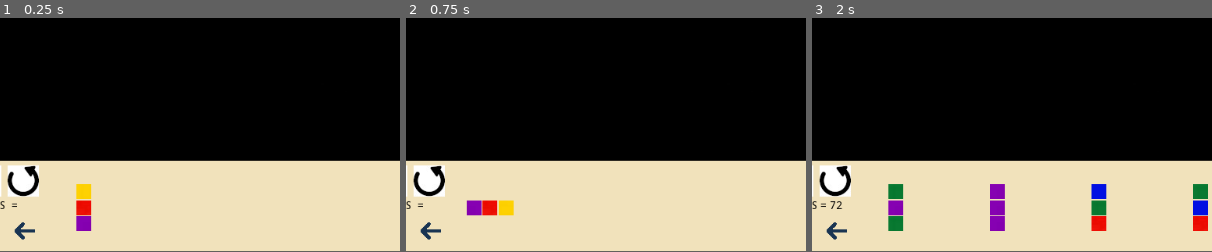
Above: before the commit, frames 1-3 (left to right).
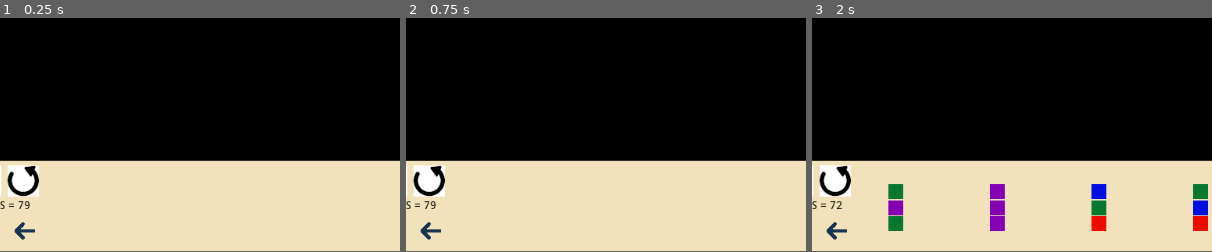
Above: after the commit, the same moments.

Repository: tartempion-sdr/chromino-V2
Game: Godot game, scene res://Node2D.tscn
Same seed, same stepped clock (60 frames per second), same inputs: the game is played once before the commit and once after it.
Inputs (mouse positions are % of the whole screen's width and height, from its top left):
- Up to frame 1 (0.25 s): no input
- Up to frame 2 (0.75 s): click (7, 85) at 0.5 s
- Up to frame 3 (2 s): click "JETONS =" (after the commit: "JETONS = 79") at 1.25 s
The pictures show only the part of the screen within x 4-54%, y 50-100%; the shares and areas given below are measured in that part.

The runs differ from the first frame. In frame 1, 0.9% of the frame differs, in the area x 2-23%, y 70-92%; in frame 2, 0.9%, in the area x 2-27%, y 77-85%; in frame 3, nothing differs.

Commit message:
remplace horizontale par verticale

Diff:
--- a/Node2D.gd
+++ b/Node2D.gd
@@ -157,11 +157,20 @@
 	random.randomize()
 	pos_plateau()
 	pioche_jetons(1)
-	test(33, list_couleurs_jetons[hazard][0])
-	test(42, list_couleurs_jetons[hazard][1])
-	test(51, list_couleurs_jetons[hazard][2])
-
-func test(numero, couleur):
+	modifie_plateau(33, list_couleurs_jetons[hazard][0])
+	modifie_plateau(42, list_couleurs_jetons[hazard][1])
+	modifie_plateau(51, list_couleurs_jetons[hazard][2])
+	print(list_affiche_position_porte_jetons)
+	print(len(list_affiche_position_porte_jetons))
+	var child_jeton = get_child(list_affiche_position_porte_jetons[0][5])
+	child_jeton.visible = false
+	list_affiche_position_porte_jetons.remove(0)
+	print(list_affiche_position_porte_jetons)
+
+	affiche_nb_jetons_restant()
+
+
+func modifie_plateau(numero, couleur):
 	var child = get_child(numero)
 
 	if child is Area2D:
@@ -379,3 +388,8 @@
 		if child_jeton is Node2D:
 			child_jeton.get_node("jetons/Spritemilieu/Spritehaut").rotation_degrees += 90
 			child_jeton.get_node("jetons/Spritemilieu/Spritebas").rotation_degrees += 90
+			if list_affiche_position_porte_jetons[0][4] == "horizontale":
+				list_affiche_position_porte_jetons[0][4] = "verticale"
+			elif list_affiche_position_porte_jetons[0][4] == "verticale":
+				list_affiche_position_porte_jetons[0][4] = "horizontale"
+			print(list_affiche_position_porte_jetons[0][4])
